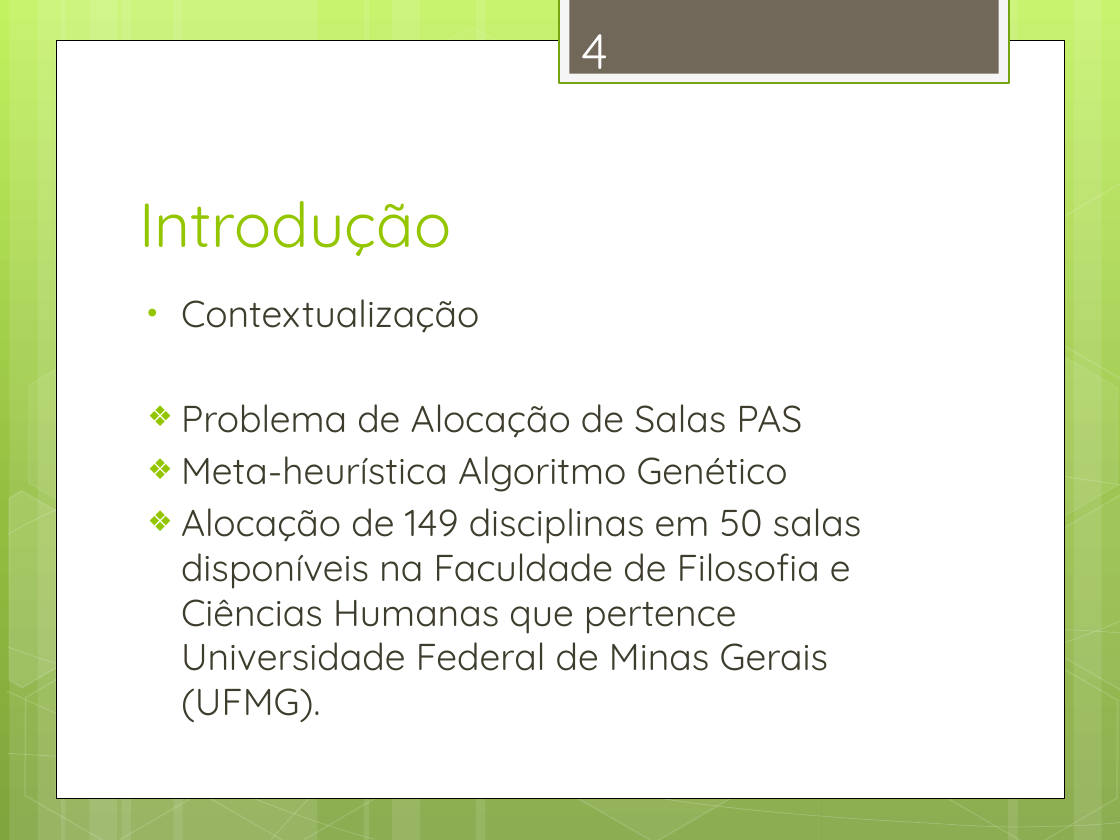
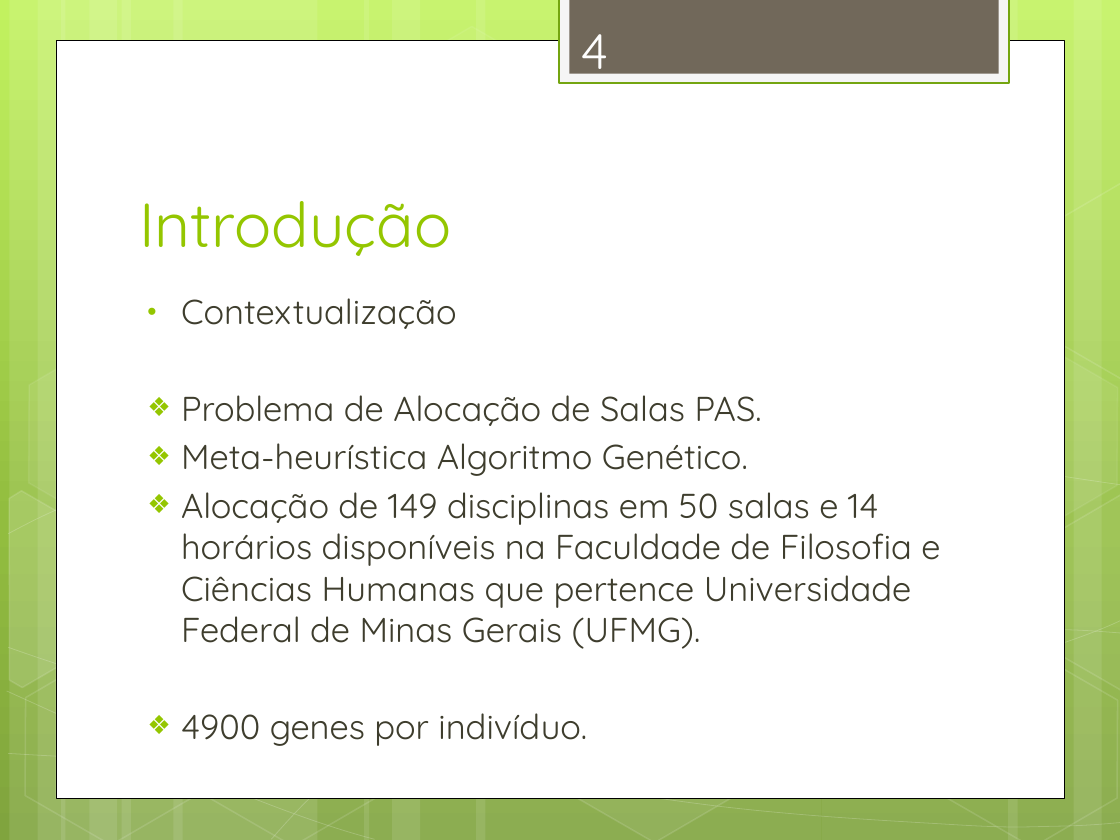
Before and after one commit to alexandregme/tcc2, a slide deck: slide 4 of Apresentação.pptx. Drawn at 1120x840 pixels with LibreOffice and Linux fonts; fonts in the diff are those of the drawing. Boxes give left, top, right and bottom in pixels: in the first picture for what was removed or moved away, otherwise in the second. Text is boxed around its words. In the diff, an @@ line names an element or a change of style, - is before the commit and + after.

```diff
--- a/Apresentação.pptx
+++ b/Apresentação.pptx
@@ text at <box>181,298,457,329</box>: size 24 to 22.2 pt in "Contextualização" @@
@@ text at <box>181,395,940,649</box>: text changed; size 24 to 22.2 pt @@
-❖ Problema de Alocação de Salas PAS
-❖ Meta-heurística Algoritmo Genético
-❖ Alocação de 149 disciplinas em 50 salas disponíveis na Faculdade de Filosofia e Ciências Humanas que pertence Universidade Federal de Minas Gerais (UFMG).
+❖ Problema de Alocação de Salas PAS.
+❖ Meta-heurística Algoritmo Genético.
+❖ Alocação de 149 disciplinas em 50 salas e 14 horários disponíveis na Faculdade de Filosofia e Ciências Humanas que pertence Universidade Federal de Minas Gerais (UFMG).
+❖ 4900 genes por indivíduo.
```
Also in this commit, not shown: 12 other slides changed.
